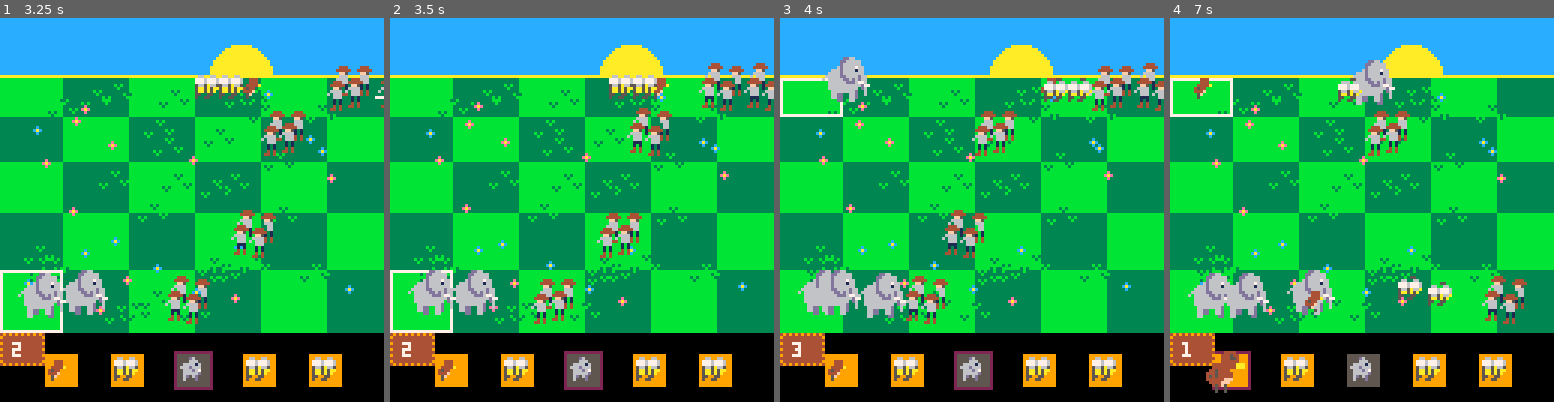
Above: before the commit, frames 1-4 (left to right).
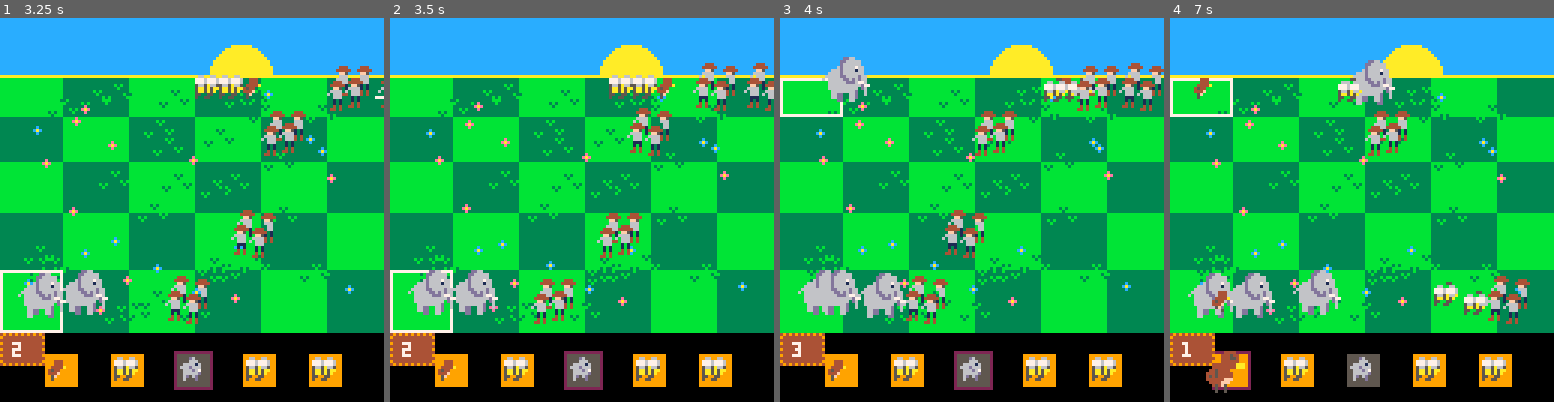
Above: after the commit, the same moments.

Repository: prestonhale/picoston
Game: PICO-8 cartridge untitled.p8
Same seed, same stepped clock (60 frames per second), same inputs: the game is played once before the commit and once after it.
Inputs:
- Up to frame 1 (3.25 s): tap X (X key) at 0.33, 1.07, 1.85, 2.97 s; tap O (Z key) at 0.7, 1.7, 2.1, 2.5, 2.9 s; hold Right 1.6-2.1 s; hold Up 2.15-2.42 s; hold Right 2.47-3.03 s; hold Left from 3.08 s (still down)
- Up to frame 2 (3.5 s): keep holding Left; tap O (Z key) at 3.3 s
- Up to frame 3 (4 s): release Left at 3.58 s; hold Down 3.63-3.97 s; tap O (Z key) at 3.7 s
- Up to frame 4 (7 s): hold Right 4.02-4.68 s; tap X (X key) at 4.08, 5.2, 6.32 s; tap O (Z key) every 0.4 s from 4.1 to 6.9 s; hold Up 4.73-5.03 s; hold Left 5.08-5.68 s; hold Down 5.73-6.03 s; hold Right 6.08-6.58 s; hold Right from 6.63 s (still down)

Frame 1 is identical in both runs. In frame 2, 0.9% of the frame differs, in the area x 68-93%, y 11-25%; in frame 3, 1.8%; in frame 4, 3.1%, in the area x 10-94%, y 65-80%.

Commit message:
Fix object width

Diff:
--- a/untitled.p8
+++ b/untitled.p8
@@ -74,13 +74,16 @@
             if (other.pwidth==nil) then
                 other.pwidth=16
             end
+            if (obj.pwidth==nil) then
+                obj.pwidth=16
+            end
             if  obj.collider
                 and other.collider
                 and obj.lane_index == other.lane_index
                 and obj.x < other.x + other.pwidth
-                and obj.x + other.pwidth > other.x
+                and obj.x + obj.pwidth > other.x
                 and obj.y < other.y + other.pwidth
-                and obj.y + other.pwidth > other.y
+                and obj.y + obj.pwidth > other.y
             then
                 obj.collider:collide(other)
                 other.collider:collide(obj)
